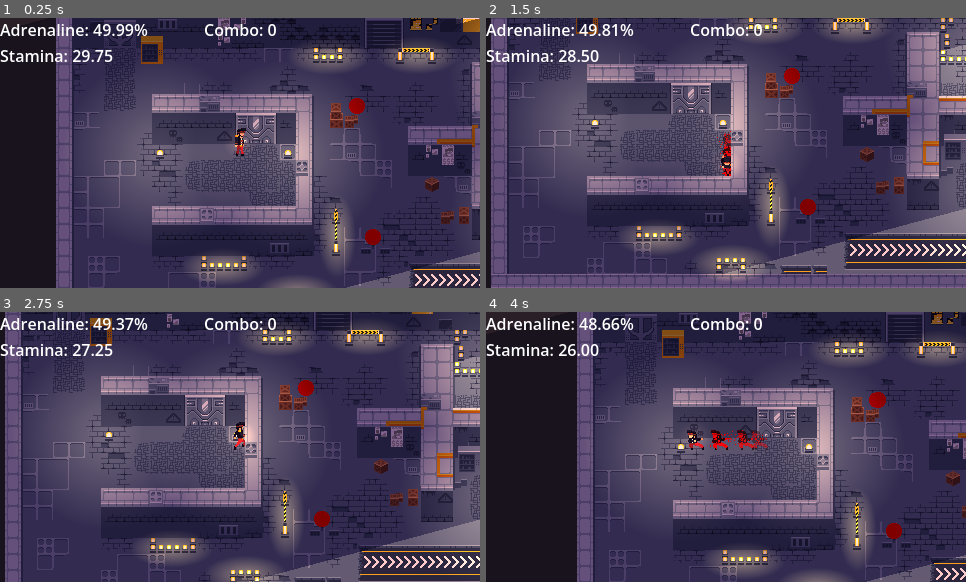
Above: before the commit, frames 1-4 (two rows, left to right).
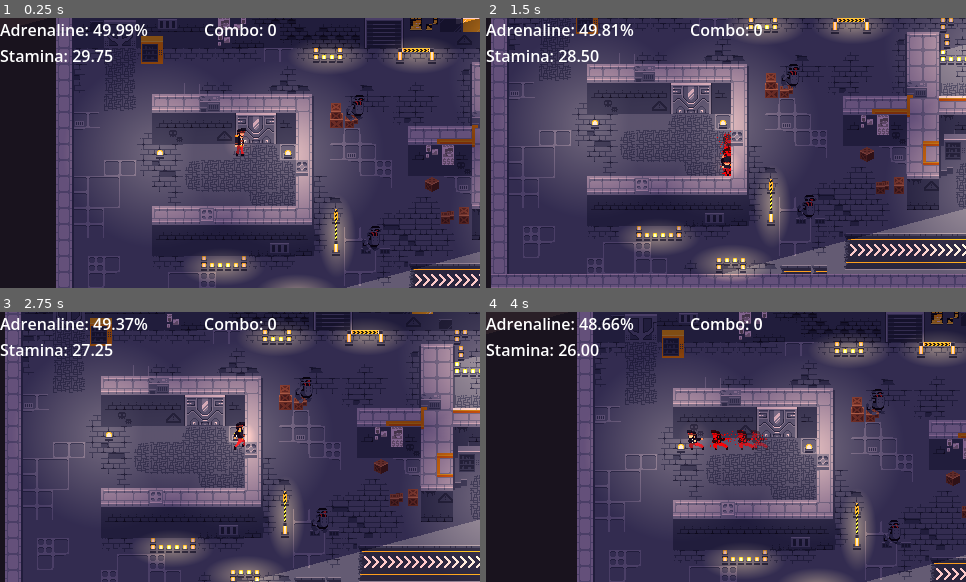
Above: after the commit, the same moments.

Repository: Kapcpa/gmtk-gamejam-2026
Game: Godot game, scene res://scenes/level0.tscn
Two runs of this game, one before a commit and one after it. Both use one fixed random seed, a clock stepped at 60 frames per second and the inputs below. Sound files missing from this copy of the repository are replaced by a short silence.
Inputs (mouse positions are in pixels of both pictures, inside the frame that each line leads up to):
- Up to frame 1 (0.25 s): no input
- Up to frame 2 (1.5 s): move the mouse to (831, 139) at 0.52 s; hold D (right) 0.53-1.28 s; click (831, 139) at 0.6 s; tap Space (dash) at 0.8, 1.35 s; move the mouse to (630, 166) at 1.27 s; hold S (down) from 1.28 s (still down)
- Up to frame 3 (2.75 s): click (144, 460) at 1.55 s; move the mouse to (288, 387) at 2.02 s; release S (down) at 2.03 s; hold D (right) from 2.03 s (still down); click (288, 387) at 2.1 s; tap Space (dash) at 2.3 s
- Up to frame 4 (4 s): move the mouse to (702, 501) at 2.77 s; release D (right) at 2.78 s; hold W (up) 2.78-3.53 s; tap Space (dash) at 2.85, 3.8 s; click (702, 501) at 3.05 s; move the mouse to (870, 487) at 3.52 s; hold A (left) from 3.53 s (still down); hold Right mouse button (throw) from 3.53 s (still down)

The runs differ from the first frame. In frame 1, 0.4% of the frame differs, in the area x 72-80%, y 28-87%; in frame 2, 0.4%; in frame 3, 0.4%; in frame 4, 0.4%, in the area x 79-87%, y 28-87%.

Commit message:
charger robot added

Diff:
--- /dev/null
+++ b/scenes/afterimage.tscn
@@ -0,0 +1,62 @@
+[gd_scene format=3 uid="uid://br1p7lxabegy0"]
+
+[ext_resource type="Texture2D" uid="uid://cxxu7e6tntb6p" path="res://sprites/dash particle.png" id="1_8l0l6"]
+[ext_resource type="Script" path="res://scenes/dash_effect.gd" id="2_5ml27"]
+
+[sub_resource type="SpriteFrames" id="SpriteFrames_447s4"]
+animations = [{
+"frames": [{
+"duration": 1.0,
+"texture": ExtResource("1_8l0l6")
+}],
+"loop": 1,
+"name": &"default",
+"speed": 5.0
+}]
+
+[sub_resource type="Animation" id="Animation_o1i8i"]
+length = 0.001
+tracks/0/type = "value"
+tracks/0/imported = false
+tracks/0/enabled = true
+tracks/0/path = NodePath("AnimatedSprite2D:self_modulate")
+tracks/0/interp = 1
+tracks/0/loop_wrap = true
+tracks/0/keys = {
+"times": PackedFloat32Array(0),
+"transitions": PackedFloat32Array(1),
+"update": 0,
+"values": [Color(1, 1, 1, 1)]
+}
+
+[sub_resource type="Animation" id="Animation_y13r6"]
+resource_name = "new_animation"
+tracks/0/type = "value"
+tracks/0/imported = false
+tracks/0/enabled = true
+tracks/0/path = NodePath("AnimatedSprite2D:self_modulate")
+tracks/0/interp = 1
+tracks/0/loop_wrap = true
+tracks/0/keys = {
+"times": PackedFloat32Array(0, 0.5),
+"transitions": PackedFloat32Array(1, 3.3635871),
+"update": 0,
+"values": [Color(1, 1, 1, 1), Color(1, 1, 1, 0)]
+}
+
+[sub_resource type="AnimationLibrary" id="AnimationLibrary_qp7yb"]
+_data = {
+&"RESET": SubResource("Animation_o1i8i"),
+&"new_animation": SubResource("Animation_y13r6")
+}
+
+[node name="Afterimage" type="Node2D" unique_id=1657976019]
+
+[node name="AnimatedSprite2D" type="AnimatedSprite2D" parent="." unique_id=1672247534]
+sprite_frames = SubResource("SpriteFrames_447s4")
+autoplay = "default"
+script = ExtResource("2_5ml27")
+
+[node name="AnimationPlayer" type="AnimationPlayer" parent="." unique_id=1340133831]
+libraries/ = SubResource("AnimationLibrary_qp7yb")
+autoplay = &"new_animation"
--- a/scenes/enemy.tscn
+++ b/scenes/enemy.tscn
@@ -1,10 +1,140 @@
 [gd_scene format=3 uid="uid://ba2pevfh0hr20"]
 
-[ext_resource type="Texture2D" uid="uid://by4dbcayo4jmq" path="res://sprites/player.png" id="1_7p1mj"]
 [ext_resource type="Script" uid="uid://comxecvd7knf8" path="res://scripts/enemy.gd" id="1_md0e3"]
+[ext_resource type="Texture2D" uid="uid://c4certa6gqcxq" path="res://sprites/charger_bot.png" id="2_md0e3"]
 
 [sub_resource type="CircleShape2D" id="CircleShape2D_87140"]
 radius = 6.0827627
+
+[sub_resource type="AtlasTexture" id="AtlasTexture_t7tl4"]
+atlas = ExtResource("2_md0e3")
+region = Rect2(480, 0, 32, 32)
+
+[sub_resource type="AtlasTexture" id="AtlasTexture_4trc7"]
+atlas = ExtResource("2_md0e3")
+region = Rect2(320, 0, 32, 32)
+
+[sub_resource type="AtlasTexture" id="AtlasTexture_34nm0"]
+atlas = ExtResource("2_md0e3")
+region = Rect2(352, 0, 32, 32)
+
+[sub_resource type="AtlasTexture" id="AtlasTexture_8ppig"]
+atlas = ExtResource("2_md0e3")
+region = Rect2(384, 0, 32, 32)
+
+[sub_resource type="AtlasTexture" id="AtlasTexture_c5pw0"]
+atlas = ExtResource("2_md0e3")
+region = Rect2(416, 0, 32, 32)
+
+[sub_resource type="AtlasTexture" id="AtlasTexture_md266"]
+atlas = ExtResource("2_md0e3")
+region = Rect2(448, 0, 32, 32)
+
+[sub_resource type="AtlasTexture" id="AtlasTexture_57jc1"]
+atlas = ExtResource("2_md0e3")
+region = Rect2(0, 0, 32, 32)
+
+[sub_resource type="AtlasTexture" id="AtlasTexture_xor78"]
+atlas = ExtResource("2_md0e3")
+region = Rect2(32, 0, 32, 32)
+
+[sub_resource type="AtlasTexture" id="AtlasTexture_7hk04"]
+atlas = ExtResource("2_md0e3")
+region = Rect2(64, 0, 32, 32)
+
+[sub_resource type="AtlasTexture" id="AtlasTexture_kj42m"]
+atlas = ExtResource("2_md0e3")
+region = Rect2(96, 0, 32, 32)
+
+[sub_resource type="AtlasTexture" id="AtlasTexture_f7c8j"]
+atlas = ExtResource("2_md0e3")
+region = Rect2(128, 0, 32, 32)
+
+[sub_resource type="AtlasTexture" id="AtlasTexture_76rhj"]
+atlas = ExtResource("2_md0e3")
+region = Rect2(160, 0, 32, 32)
+
+[sub_resource type="AtlasTexture" id="AtlasTexture_xtaqh"]
+atlas = ExtResource("2_md0e3")
+region = Rect2(192, 0, 32, 32)
+
+[sub_resource type="AtlasTexture" id="AtlasTexture_x6nl2"]
+atlas = ExtResource("2_md0e3")
+region = Rect2(224, 0, 32, 32)
+
+[sub_resource type="AtlasTexture" id="AtlasTexture_p5vi3"]
+atlas = ExtResource("2_md0e3")
+region = Rect2(256, 0, 32, 32)
+
+[sub_resource type="AtlasTexture" id="AtlasTexture_sf6p0"]
+atlas = ExtResource("2_md0e3")
+region = Rect2(288, 0, 32, 32)
+
+[sub_resource type="SpriteFrames" id="SpriteFrames_4ra3w"]
+animations = [{
+"frames": [{
+"duration": 1.0,
+"texture": SubResource("AtlasTexture_t7tl4")
+}],
+"loop": 1,
+"name": &"attack_dash",
+"speed": 5.0
+}, {
+"frames": [{
+"duration": 1.0,
+"texture": SubResource("AtlasTexture_4trc7")
+}, {
+"duration": 1.0,
+"texture": SubResource("AtlasTexture_34nm0")
+}, {
+"duration": 1.0,
+"texture": SubResource("AtlasTexture_8ppig")
+}, {
+"duration": 1.0,
+"texture": SubResource("AtlasTexture_c5pw0")
+}, {
+"duration": 1.0,
+"texture": SubResource("AtlasTexture_md266")
+}],
+"loop": 1,
+"name": &"attack_telegraph",
+"speed": 10.0
+}, {
+"frames": [{
+"duration": 1.0,
+"texture": SubResource("AtlasTexture_57jc1")
+}, {
+"duration": 1.0,
+"texture": SubResource("AtlasTexture_xor78")
+}, {
+"duration": 1.0,
+"texture": SubResource("AtlasTexture_7hk04")
+}, {
+"duration": 1.0,
+"texture": SubResource("AtlasTexture_kj42m")
+}, {
+"duration": 1.0,
+"texture": SubResource("AtlasTexture_f7c8j")
+}, {
+"duration": 1.0,
+"texture": SubResource("AtlasTexture_76rhj")
+}, {
+"duration": 1.0,
+"texture": SubResource("AtlasTexture_xtaqh")
+}, {
+"duration": 1.0,
+"texture": SubResource("AtlasTexture_x6nl2")
+}, {
+"duration": 1.0,
+"texture": SubResource("AtlasTexture_p5vi3")
+}, {
+"duration": 1.0,
+"texture": SubResource("AtlasTexture_sf6p0")
+}],
+"loop": 1,
+"name": &"idle_move",
+"speed": 10.0
+}]
 
 [sub_resource type="CircleShape2D" id="CircleShape2D_oamls"]
 radius = 8.0
@@ -20,9 +150,10 @@
 [node name="CollisionShape2D" type="CollisionShape2D" parent="." unique_id=1968985931]
 shape = SubResource("CircleShape2D_87140")
 
-[node name="Sprite2D" type="Sprite2D" parent="." unique_id=1011928293]
-modulate = Color(1, 0, 0, 1)
-texture = ExtResource("1_7p1mj")
+[node name="AnimatedSprite2D" type="AnimatedSprite2D" parent="." unique_id=1271039981]
+sprite_frames = SubResource("SpriteFrames_4ra3w")
+animation = &"idle_move"
+autoplay = "idle_move"
 
 [node name="hurtbox" type="Area2D" parent="." unique_id=1383664206]
 collision_layer = 0
--- a/scenes/melee_enemy.tscn
+++ b/scenes/melee_enemy.tscn
@@ -1,7 +1,7 @@
 [gd_scene format=3 uid="uid://xnu83bpbu50l"]
 
-[ext_resource type="Texture2D" uid="uid://by4dbcayo4jmq" path="res://sprites/player.png" id="1_7p1mj"]
 [ext_resource type="Script" uid="uid://comxecvd7knf8" path="res://scripts/enemy.gd" id="1_md0e3"]
+[ext_resource type="Texture2D" uid="uid://c4certa6gqcxq" path="res://sprites/charger_bot.png" id="2_x3ymb"]
 [ext_resource type="Script" uid="uid://cam1mjnw0c6wa" path="res://scripts/melee_attack.gd" id="3_vaj5w"]
 [ext_resource type="AudioStream" uid="uid://b43w3aaikdvu6" path="res://audio/death_0.wav" id="4_x3ymb"]
 [ext_resource type="AudioStream" uid="uid://dgx6sdoekrpr5" path="res://audio/damage_0.wav" id="4_xcjf7"]
@@ -10,6 +10,136 @@
 
 [sub_resource type="CircleShape2D" id="CircleShape2D_87140"]
 radius = 6.0827627
+
+[sub_resource type="AtlasTexture" id="AtlasTexture_t7tl4"]
+atlas = ExtResource("2_x3ymb")
+region = Rect2(480, 0, 32, 32)
+
+[sub_resource type="AtlasTexture" id="AtlasTexture_4trc7"]
+atlas = ExtResource("2_x3ymb")
+region = Rect2(320, 0, 32, 32)
+
+[sub_resource type="AtlasTexture" id="AtlasTexture_34nm0"]
+atlas = ExtResource("2_x3ymb")
+region = Rect2(352, 0, 32, 32)
+
+[sub_resource type="AtlasTexture" id="AtlasTexture_8ppig"]
+atlas = ExtResource("2_x3ymb")
+region = Rect2(384, 0, 32, 32)
+
+[sub_resource type="AtlasTexture" id="AtlasTexture_c5pw0"]
+atlas = ExtResource("2_x3ymb")
+region = Rect2(416, 0, 32, 32)
+
+[sub_resource type="AtlasTexture" id="AtlasTexture_md266"]
+atlas = ExtResource("2_x3ymb")
+region = Rect2(448, 0, 32, 32)
+
+[sub_resource type="AtlasTexture" id="AtlasTexture_57jc1"]
+atlas = ExtResource("2_x3ymb")
+region = Rect2(0, 0, 32, 32)
+
+[sub_resource type="AtlasTexture" id="AtlasTexture_xor78"]
+atlas = ExtResource("2_x3ymb")
+region = Rect2(32, 0, 32, 32)
+
+[sub_resource type="AtlasTexture" id="AtlasTexture_7hk04"]
+atlas = ExtResource("2_x3ymb")
+region = Rect2(64, 0, 32, 32)
+
+[sub_resource type="AtlasTexture" id="AtlasTexture_kj42m"]
+atlas = ExtResource("2_x3ymb")
+region = Rect2(96, 0, 32, 32)
+
+[sub_resource type="AtlasTexture" id="AtlasTexture_f7c8j"]
+atlas = ExtResource("2_x3ymb")
+region = Rect2(128, 0, 32, 32)
+
+[sub_resource type="AtlasTexture" id="AtlasTexture_76rhj"]
+atlas = ExtResource("2_x3ymb")
+region = Rect2(160, 0, 32, 32)
+
+[sub_resource type="AtlasTexture" id="AtlasTexture_xtaqh"]
+atlas = ExtResource("2_x3ymb")
+region = Rect2(192, 0, 32, 32)
+
+[sub_resource type="AtlasTexture" id="AtlasTexture_x6nl2"]
+atlas = ExtResource("2_x3ymb")
+region = Rect2(224, 0, 32, 32)
+
+[sub_resource type="AtlasTexture" id="AtlasTexture_p5vi3"]
+atlas = ExtResource("2_x3ymb")
+region = Rect2(256, 0, 32, 32)
+
+[sub_resource type="AtlasTexture" id="AtlasTexture_sf6p0"]
+atlas = ExtResource("2_x3ymb")
+region = Rect2(288, 0, 32, 32)
+
+[sub_resource type="SpriteFrames" id="SpriteFrames_ib0mu"]
+animations = [{
+"frames": [{
+"duration": 1.0,
+"texture": SubResource("AtlasTexture_t7tl4")
+}],
+"loop": 1,
+"name": &"attack_dash",
+"speed": 5.0
+}, {
+"frames": [{
+"duration": 1.0,
+"texture": SubResource("AtlasTexture_4trc7")
+}, {
+"duration": 1.0,
+"texture": SubResource("AtlasTexture_34nm0")
+}, {
+"duration": 1.0,
+"texture": SubResource("AtlasTexture_8ppig")
+}, {
+"duration": 1.0,
+"texture": SubResource("AtlasTexture_c5pw0")
+}, {
+"duration": 1.0,
+"texture": SubResource("AtlasTexture_md266")
+}],
+"loop": 1,
+"name": &"attack_telegraph",
+"speed": 10.0
+}, {
+"frames": [{
+"duration": 1.0,
+"texture": SubResource("AtlasTexture_57jc1")
+}, {
+"duration": 1.0,
+"texture": SubResource("AtlasTexture_xor78")
+}, {
+"duration": 1.0,
+"texture": SubResource("AtlasTexture_7hk04")
+}, {
+"duration": 1.0,
+"texture": SubResource("AtlasTexture_kj42m")
+}, {
+"duration": 1.0,
+"texture": SubResource("AtlasTexture_f7c8j")
+}, {
+"duration": 1.0,
+"texture": SubResource("AtlasTexture_76rhj")
+}, {
+"duration": 1.0,
+"texture": SubResource("AtlasTexture_xtaqh")
+}, {
+"duration": 1.0,
+"texture": SubResource("AtlasTexture_x6nl2")
+}, {
+"duration": 1.0,
+"texture": SubResource("AtlasTexture_p5vi3")
+}, {
+"duration": 1.0,
+"texture": SubResource("AtlasTexture_sf6p0")
+}],
+"loop": 1,
+"name": &"idle_move",
+"speed": 10.0
+}]
 
 [sub_resource type="CircleShape2D" id="CircleShape2D_3o11d"]
 radius = 25.0
@@ -30,14 +160,15 @@
 script = ExtResource("1_md0e3")
 health = 3.0
 attack = NodePath("hurtbox")
-enemy_type = "melee"
 
 [node name="CollisionShape2D" type="CollisionShape2D" parent="." unique_id=1968985931]
 shape = SubResource("CircleShape2D_87140")
 
-[node name="Sprite2D" type="Sprite2D" parent="." unique_id=1011928293]
-modulate = Color(1, 0, 0, 1)
-texture = ExtResource("1_7p1mj")
+[node name="AnimatedSprite2D" type="AnimatedSprite2D" parent="." unique_id=1153178971]
+sprite_frames = SubResource("SpriteFrames_ib0mu")
+animation = &"idle_move"
+autoplay = "idle_move"
+frame_progress = 0.19886243
 
 [node name="trigger" type="Area2D" parent="." unique_id=1453928519]
 collision_layer = 0
--- a/scenes/player.tscn
+++ b/scenes/player.tscn
@@ -748,16 +748,6 @@
 scale_curve = SubResource("CurveTexture_pqq0b")
 color = Color(1, 0, 0, 1)
 
-[sub_resource type="Gradient" id="Gradient_3v2ag"]
-offsets = PackedFloat32Array(0.18679245, 0.9264151)
-colors = PackedColorArray(0, 0, 0, 1, 1, 1, 1, 0)
-
-[sub_resource type="GradientTexture2D" id="GradientTexture2D_447s4"]
-gradient = SubResource("Gradient_3v2ag")
-fill = 1
-fill_from = Vector2(0.50341296, 0.5238908)
-fill_to = Vector2(0.5307167, 1)
-
 [node name="player" type="CharacterBody2D" unique_id=121862516]
 collision_layer = 2
 motion_mode = 1
@@ -866,11 +856,4 @@
 texture = ExtResource("12_jej6c")
 texture_scale = 0.13
 
-[node name="Sprite2D" type="Sprite2D" parent="." unique_id=1044670064]
-modulate = Color(0.5741211, 0.5741211, 0.5741211, 1)
-self_modulate = Color(1, 1, 1, 0.98039216)
-position = Vector2(0, 2)
-scale = Vector2(1, 0.47999984)
-texture = SubResource("GradientTexture2D_447s4")
-
 [connection signal="frame_changed" from="AnimatedSprite2D" to="." method="_on_frame_changed"]
--- a/scenes/ranged_enemy.tscn
+++ b/scenes/ranged_enemy.tscn
@@ -1,7 +1,7 @@
 [gd_scene format=3 uid="uid://c0osy2d103goy"]
 
 [ext_resource type="Script" uid="uid://comxecvd7knf8" path="res://scripts/enemy.gd" id="1_rs3ab"]
-[ext_resource type="Texture2D" uid="uid://by4dbcayo4jmq" path="res://sprites/player.png" id="2_32iyl"]
+[ext_resource type="Texture2D" uid="uid://c4certa6gqcxq" path="res://sprites/charger_bot.png" id="2_w150n"]
 [ext_resource type="Script" uid="uid://degejo0hndkxy" path="res://scripts/ranged_attack.gd" id="3_32iyl"]
 [ext_resource type="PackedScene" uid="uid://cgjujcy13oenf" path="res://scenes/bullet.tscn" id="4_ptmmb"]
 [ext_resource type="AudioStream" uid="uid://dgx6sdoekrpr5" path="res://audio/damage_0.wav" id="5_2ls4a"]
@@ -11,6 +11,136 @@
 
 [sub_resource type="CircleShape2D" id="CircleShape2D_87140"]
 radius = 6.0827627
+
+[sub_resource type="AtlasTexture" id="AtlasTexture_t7tl4"]
+atlas = ExtResource("2_w150n")
+region = Rect2(480, 0, 32, 32)
+
+[sub_resource type="AtlasTexture" id="AtlasTexture_4trc7"]
+atlas = ExtResource("2_w150n")
+region = Rect2(320, 0, 32, 32)
+
+[sub_resource type="AtlasTexture" id="AtlasTexture_34nm0"]
+atlas = ExtResource("2_w150n")
+region = Rect2(352, 0, 32, 32)
+
+[sub_resource type="AtlasTexture" id="AtlasTexture_8ppig"]
+atlas = ExtResource("2_w150n")
+region = Rect2(384, 0, 32, 32)
+
+[sub_resource type="AtlasTexture" id="AtlasTexture_c5pw0"]
+atlas = ExtResource("2_w150n")
+region = Rect2(416, 0, 32, 32)
+
+[sub_resource type="AtlasTexture" id="AtlasTexture_md266"]
+atlas = ExtResource("2_w150n")
+region = Rect2(448, 0, 32, 32)
+
+[sub_resource type="AtlasTexture" id="AtlasTexture_57jc1"]
+atlas = ExtResource("2_w150n")
+region = Rect2(0, 0, 32, 32)
+
+[sub_resource type="AtlasTexture" id="AtlasTexture_xor78"]
+atlas = ExtResource("2_w150n")
+region = Rect2(32, 0, 32, 32)
+
+[sub_resource type="AtlasTexture" id="AtlasTexture_7hk04"]
+atlas = ExtResource("2_w150n")
+region = Rect2(64, 0, 32, 32)
+
+[sub_resource type="AtlasTexture" id="AtlasTexture_kj42m"]
+atlas = ExtResource("2_w150n")
+region = Rect2(96, 0, 32, 32)
+
+[sub_resource type="AtlasTexture" id="AtlasTexture_f7c8j"]
+atlas = ExtResource("2_w150n")
+region = Rect2(128, 0, 32, 32)
+
+[sub_resource type="AtlasTexture" id="AtlasTexture_76rhj"]
+atlas = ExtResource("2_w150n")
+region = Rect2(160, 0, 32, 32)
+
+[sub_resource type="AtlasTexture" id="AtlasTexture_xtaqh"]
+atlas = ExtResource("2_w150n")
+region = Rect2(192, 0, 32, 32)
+
+[sub_resource type="AtlasTexture" id="AtlasTexture_x6nl2"]
+atlas = ExtResource("2_w150n")
+region = Rect2(224, 0, 32, 32)
+
+[sub_resource type="AtlasTexture" id="AtlasTexture_p5vi3"]
+atlas = ExtResource("2_w150n")
+region = Rect2(256, 0, 32, 32)
+
+[sub_resource type="AtlasTexture" id="AtlasTexture_sf6p0"]
+atlas = ExtResource("2_w150n")
+region = Rect2(288, 0, 32, 32)
+
+[sub_resource type="SpriteFrames" id="SpriteFrames_dvjff"]
+animations = [{
+"frames": [{
+"duration": 1.0,
+"texture": SubResource("AtlasTexture_t7tl4")
+}],
+"loop": 1,
+"name": &"attack_dash",
+"speed": 5.0
+}, {
+"frames": [{
+"duration": 1.0,
+"texture": SubResource("AtlasTexture_4trc7")
+}, {
+"duration": 1.0,
+"texture": SubResource("AtlasTexture_34nm0")
+}, {
+"duration": 1.0,
+"texture": SubResource("AtlasTexture_8ppig")
+}, {
+"duration": 1.0,
+"texture": SubResource("AtlasTexture_c5pw0")
+}, {
+"duration": 1.0,
+"texture": SubResource("AtlasTexture_md266")
+}],
+"loop": 1,
+"name": &"attack_telegraph",
+"speed": 10.0
+}, {
+"frames": [{
+"duration": 1.0,
+"texture": SubResource("AtlasTexture_57jc1")
+}, {
+"duration": 1.0,
+"texture": SubResource("AtlasTexture_xor78")
+}, {
+"duration": 1.0,
+"texture": SubResource("AtlasTexture_7hk04")
+}, {
+"duration": 1.0,
+"texture": SubResource("AtlasTexture_kj42m")
+}, {
+"duration": 1.0,
+"texture": SubResource("AtlasTexture_f7c8j")
+}, {
+"duration": 1.0,
+"texture": SubResource("AtlasTexture_76rhj")
+}, {
+"duration": 1.0,
+"texture": SubResource("AtlasTexture_xtaqh")
+}, {
+"duration": 1.0,
+"texture": SubResource("AtlasTexture_x6nl2")
+}, {
+"duration": 1.0,
+"texture": SubResource("AtlasTexture_p5vi3")
+}, {
+"duration": 1.0,
+"texture": SubResource("AtlasTexture_sf6p0")
+}],
+"loop": 1,
+"name": &"idle_move",
+"speed": 10.0
+}]
 
 [sub_resource type="CircleShape2D" id="CircleShape2D_3o11d"]
 radius = 144.03125
@@ -34,14 +164,14 @@
 health = 3.0
 attack = NodePath("RangedAttack")
 bullets_in_a_row = 1
-enemy_type = "ranged"
 
 [node name="CollisionShape2D" type="CollisionShape2D" parent="." unique_id=1968985931]
 shape = SubResource("CircleShape2D_87140")
 
-[node name="Sprite2D" type="Sprite2D" parent="." unique_id=1011928293]
-modulate = Color(1, 0, 0, 1)
-texture = ExtResource("2_32iyl")
+[node name="AnimatedSprite2D" type="AnimatedSprite2D" parent="." unique_id=925446412]
+sprite_frames = SubResource("SpriteFrames_dvjff")
+animation = &"idle_move"
+autoplay = "idle_move"
 
 [node name="trigger" type="Area2D" parent="." unique_id=1453928519]
 collision_layer = 0
--- a/scripts/enemy.gd
+++ b/scripts/enemy.gd
@@ -5,7 +5,6 @@
 enum State {
 	IDLE,
 	RUNNING,
-	RUNNING_AWAY,
 	ATTACKING,
 	HIT,
 	DEAD
@@ -14,7 +13,7 @@
 @onready var player: PlayerCharacter = %player
 @onready var tilemap: TileMapLayer = %tilemap
 @onready var attack_trigger: Area2D = $trigger
-@onready var sprite: Sprite2D = $Sprite2D
+@onready var sprite: AnimatedSprite2D = $AnimatedSprite2D
 
 @export var SPEED = 100.0
 @export var ATTACK_SPEED = 200.0
@@ -23,7 +22,6 @@
 @export var vision: int = 20
 @export var attack: Node
 @export var bullets_in_a_row: int
-@export var enemy_type: String
 
 
 var validate_raycast: RayCast2D = RayCast2D.new()
@@ -31,7 +29,6 @@
 var knockback: Vector2 = Vector2.ZERO
 var attack_timer: float = 0.0
 var attack_cooldown: float = 0.0
-var will_push_back: bool = false
 
 var pathfinding_grid: AStarGrid2D
 var path: PackedVector2Array
@@ -62,23 +59,21 @@
 	for cell in tilemap.get_used_cells():
 		pathfinding_grid.set_point_solid(cell, true)
 
-func _physics_process(delta: float) -> void:
+func _physics_process(_delta: float) -> void:
 	if not player:
 		return
 
 	match current_state:
 		State.IDLE:
-			_state_idle(delta)
+			_state_idle(_delta)
 		State.RUNNING:
-			_state_running(delta)
-		State.RUNNING_AWAY:
-			_state_running_away(delta)
+			_state_running(_delta)
 		State.ATTACKING:
-			_state_attacking(delta)
+			_state_attacking(_delta)
 		State.HIT:
-			_state_hit(delta)
+			_state_hit(_delta)
 		State.DEAD:
-			_state_dead(delta)
+			_state_dead(_delta)
 		_:
 			pass
 
@@ -86,21 +81,18 @@
 
 func _state_idle(_delta: float) -> void:
 	velocity = Vector2.ZERO
+
 	attack_cooldown -= _delta
+	if attack_cooldown <= 0.0 and _can_attack():
+		_start_attacking()
+		return
+
 	var start_cell = tilemap.local_to_map(global_position)
 	var target_cell = tilemap.local_to_map(player.global_position)
+
 	path = pathfinding_grid.get_point_path(start_cell, target_cell)
 
-	if attack_cooldown <= 0.0 and _can_attack():
-		if  1 < path.size() and path.size() < 7 and enemy_type == "ranged":
-			_change_state(State.RUNNING_AWAY)
-			return
-		if path.size() <= 1 and enemy_type == "ranged" and attack:
-			will_push_back = true
-
-		_start_attacking()
-		return
-	elif not _can_attack() and 1 < path.size() and path.size() < vision:
+	if 1 < path.size() and path.size() < vision:
 		_change_state(State.RUNNING)
 		return
 
@@ -124,23 +116,6 @@
 
 	velocity = direction * SPEED
 
-func _state_running_away(_delta) -> void:
-	attack_cooldown -= _delta
-
-	var start_cell = tilemap.local_to_map(global_position)
-	var target_cell = tilemap.local_to_map(player.global_position)
-
-	path = pathfinding_grid.get_point_path(start_cell, target_cell)
-
-	if path.size() <= 1 or path.size() >= 8:
-		_change_state(State.IDLE)
-		return
-
-	var next_point = path[1]
-	var direction = global_position.direction_to(next_point)
-
-	velocity = direction * SPEED * -1
-
 func _can_attack() -> bool:
 	if player in attack_trigger.get_overlapping_bodies():
 		validate_raycast.target_position = player.position - position
@@ -153,13 +128,12 @@
 
 	return false
 
-
 func _start_attacking() -> void:
-	if bullets_in_a_row == 0 or will_push_back:
+	if bullets_in_a_row == 0:
 		attack_timer = 0.25
 	else:
 		attack_timer = bullets_in_a_row/10.0
-	attack_cooldown = 1.0
+	attack_cooldown = 0.8
 
 	var direction = global_position.direction_to(player.global_position)
 	velocity = direction.normalized() * ATTACK_SPEED
@@ -169,13 +143,7 @@
 func _state_attacking(_delta: float) -> void:
 	velocity = velocity.move_toward(Vector2.ZERO, ATTACK_FRICTION * _delta)
 
-	if will_push_back:
-		attack.push_back(player)
-		will_push_back = false
-		_change_state(State.IDLE)
-		return
-	else:
-		attack.attack(player, bullets_in_a_row)
+	attack.attack(player, bullets_in_a_row)
 
 	attack_timer -= _delta
 	attack_cooldown -= _delta
Binary file added: sprites/charger_bot.png
Not shown, added: sprites/charger_bot.png.import
